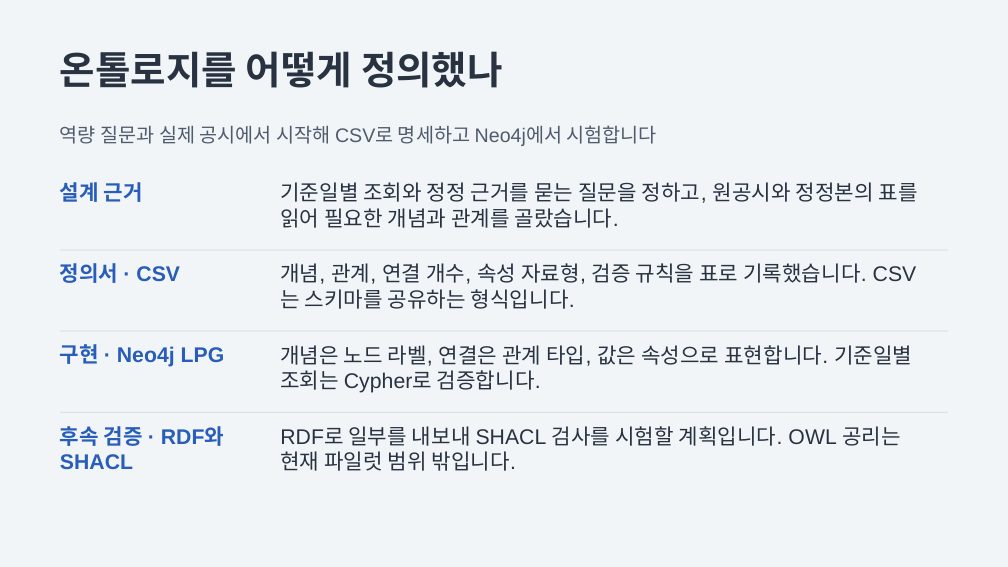
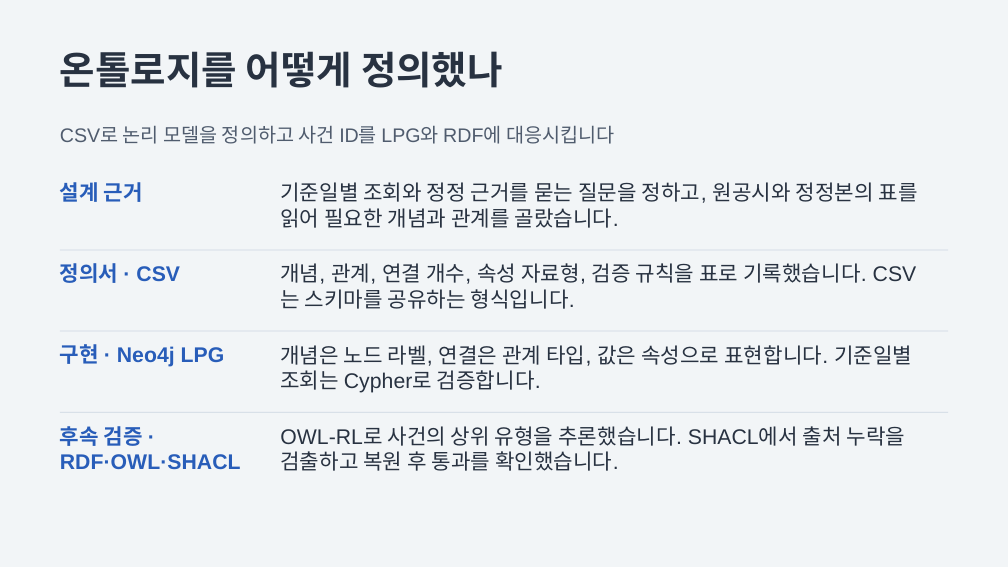
Before and after one commit to gugstockkg/knowledge_graph, a slide deck: slide 8 of ontology/controller-change-v0.1/controller-change.pptx. Drawn at 1008x567 pixels with LibreOffice and Linux fonts; fonts in the diff are those of the drawing. Boxes give left, top, right and bottom in pixels: in the first picture for what was removed or moved away, otherwise in the second. Text is boxed around its words. In the diff, an @@ line names an element or a change of style, - is before the commit and + after.

```diff
--- a/ontology/controller-change-v0.1/controller-change.pptx
+++ b/ontology/controller-change-v0.1/controller-change.pptx
@@ text at (60,125,614,144): text changed @@
-역량 질문과 실제 공시에서 시작해 CSV로 명세하고 Neo4j에서 시험합니다
+CSV로 논리 모델을 정의하고 사건 ID를 LPG와 RDF에 대응시킵니다
@@ text at (60,426,241,469): text changed @@
-후속 검증 · RDF와 SHACL
+후속 검증 · RDF·OWL·SHACL
@@ text at (280,426,906,471): text changed @@
-RDF로 일부를 내보내 SHACL 검사를 시험할 계획입니다. OWL 공리는 현재 파일럿 범위 밖입니다.
+OWL-RL로 사건의 상위 유형을 추론했습니다. SHACL에서 출처 누락을 검출하고 복원 후 통과를 확인했습니다.
```
Also in this commit, not shown: 5 other slides changed, 7 other files.
